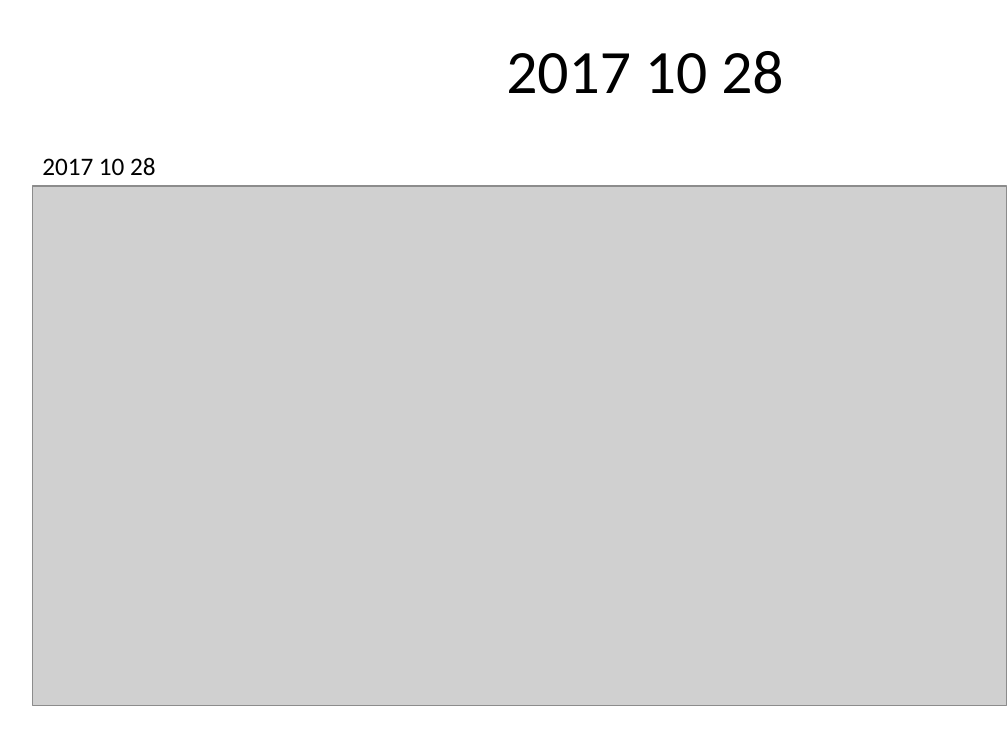
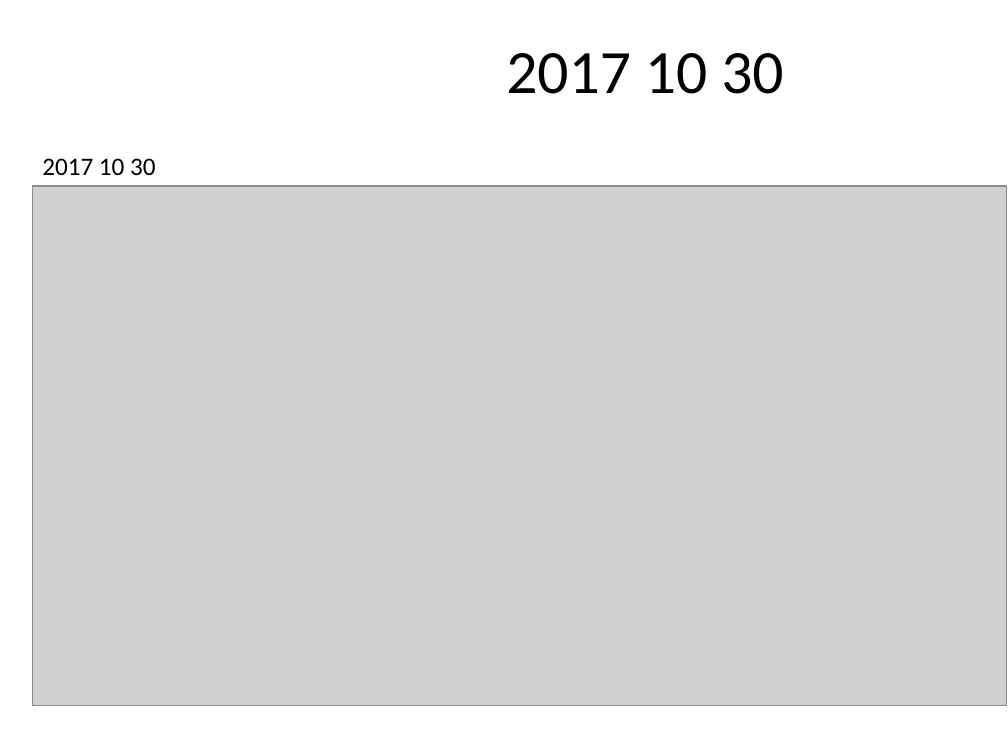
Before and after one commit to CeLLko/report-generator, a slide deck: slide 2 of name.pptx. Drawn at 1008x756 pixels with LibreOffice and Linux fonts; fonts in the diff are those of the drawing; grey boxes stand for pictures. Boxes give left, top, right and bottom in pixels: in the first picture for what was removed or moved away, otherwise in the second. Text is boxed around its words. In the diff, an @@ line names an element or a change of style, - is before the commit and + after.

```diff
--- a/name.pptx
+++ b/name.pptx
@@ title at bbox=[506, 53, 783, 94]: text changed @@
-2017 10 28
+2017 10 30
@@ text at bbox=[42, 158, 156, 175]: text changed @@
-2017 10 28
+2017 10 30
```
Also in this commit, not shown: 1 other slide changed, 38 other files.
